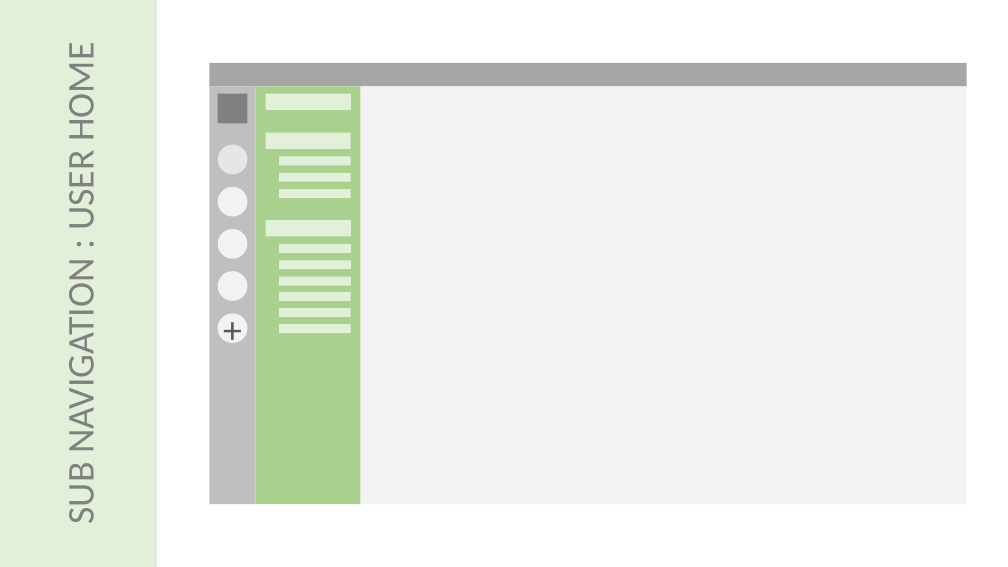
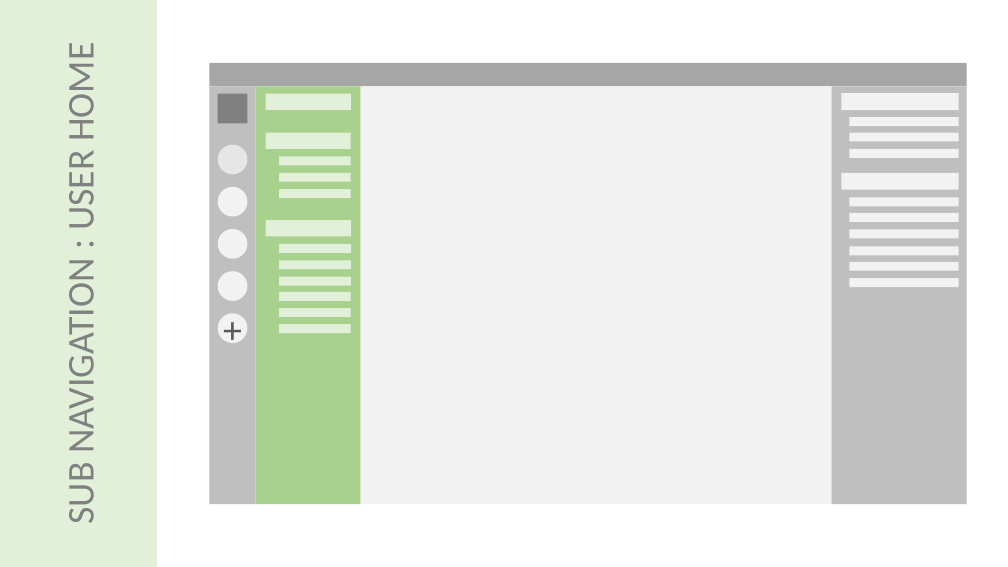
Before and after one commit to ash-uncover/juke-box, a slide deck: slide 26 of tribes-front/Concept.pptx. Drawn at 1008x567 pixels with LibreOffice and Linux fonts; fonts in the diff are those of the drawing. Boxes give left, top, right and bottom in pixels: in the first picture for what was removed or moved away, otherwise in the second. Text is boxed around its words. In the diff, an @@ line names an element or a change of style, - is before the commit and + after.

```diff
--- a/tribes-front/Concept.pptx
+++ b/tribes-front/Concept.pptx
@@ rectangle added at <box>832,86,967,504</box>, fill #BFBFBF @@
@@ rectangle added at <box>842,93,959,110</box>, fill #F2F2F2 @@
@@ rectangle added at <box>849,117,959,126</box>, fill #F2F2F2 @@
@@ rectangle added at <box>849,132,959,141</box>, fill #F2F2F2 @@
@@ rectangle added at <box>849,149,959,158</box>, fill #F2F2F2 @@
@@ rectangle added at <box>842,173,959,190</box>, fill #F2F2F2 @@
@@ rectangle added at <box>849,197,959,206</box>, fill #F2F2F2 @@
@@ rectangle added at <box>849,213,959,222</box>, fill #F2F2F2 @@
@@ rectangle added at <box>849,229,959,238</box>, fill #F2F2F2 @@
@@ rectangle added at <box>849,247,959,256</box>, fill #F2F2F2 @@
@@ rectangle added at <box>849,262,959,271</box>, fill #F2F2F2 @@
@@ rectangle added at <box>849,278,959,287</box>, fill #F2F2F2 @@
```
Also in this commit, not shown: 13 other slides changed, 5 slides added, 2 slides removed, 39 other files.
